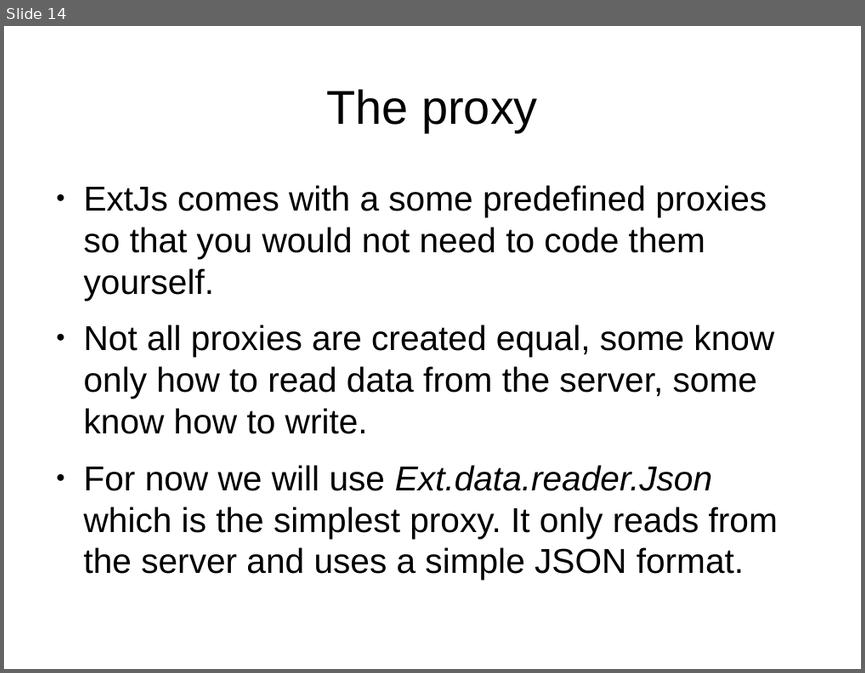
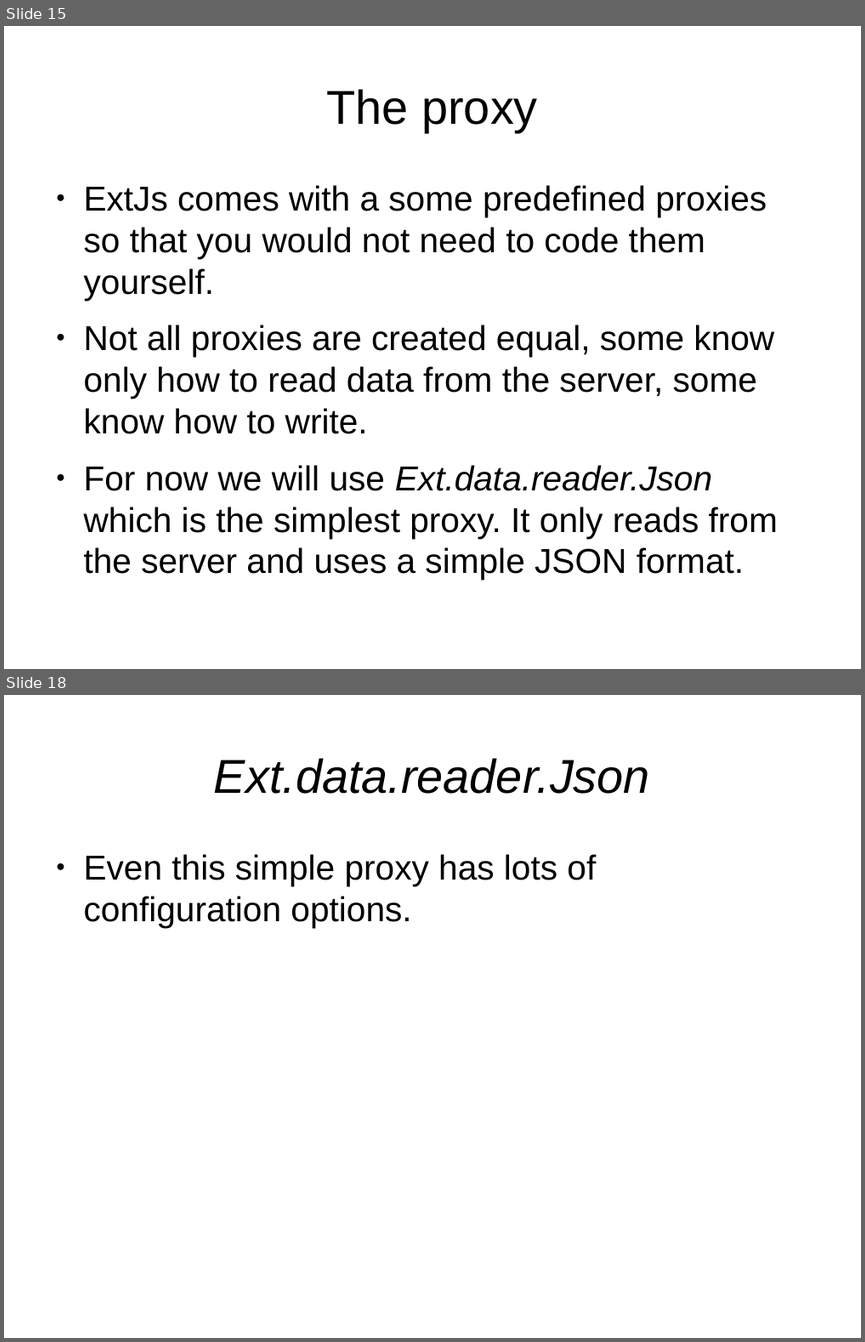
Before and after one commit to veltzer/demos, a slide deck: javascript/extjs/doc/extjs_data.odp. Shown one above the other, each under a label of ours: slide 14 before the commit, slides 15 and 18 after it; the slides between them are not shown. The pictures are 865x673 and 865x1342 pixels, drawn with LibreOffice and Linux fonts; fonts in the diff are those of the drawing. Boxes give left, top, right and bottom in pixels: in the first picture for what was removed or moved away, otherwise in the second. Text is boxed around its words. In the diff, an @@ line names an element or a change of style, - is before the commit and + after.

```diff
--- a/javascript/extjs/doc/extjs_data.odp
+++ b/javascript/extjs/doc/extjs_data.odp
@@ slide 18 added at [4, 695, 861, 1338], background #FFFFFF @@
@@ title added at [214, 758, 650, 794], 44 pt, text #000000, italic @@
+Ext.data.reader.Json
@@ text added at [84, 854, 596, 928], 32 pt, text #000000 @@
+● Even this simple proxy has lots of configuration options.
@@ what was slide 14 is now slide 15 @@
```
Also in this commit, not shown: 1 slide changed, 6 other slides added, 6 other files.
